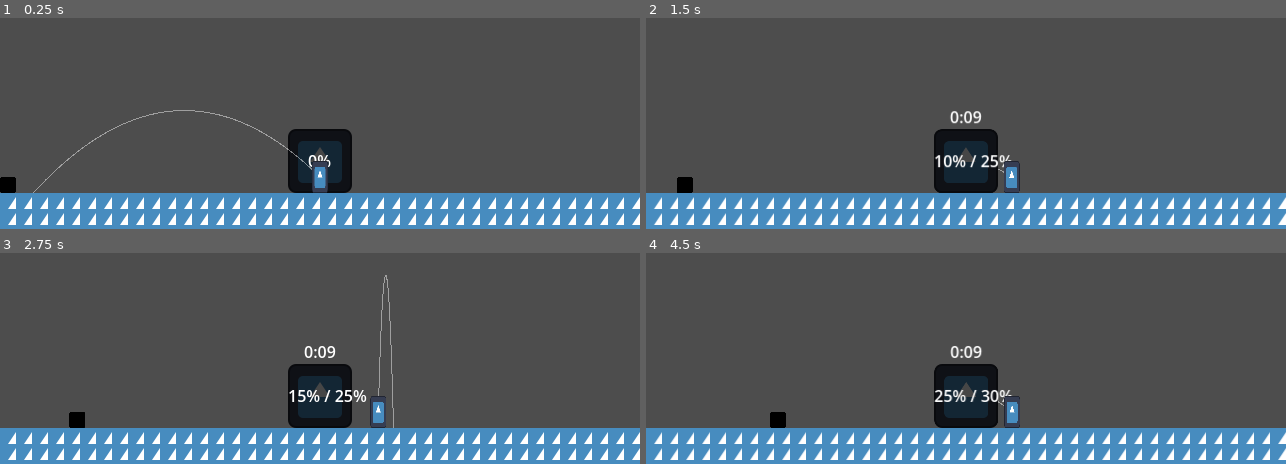
Above: before the commit, frames 1-4 (two rows, left to right).
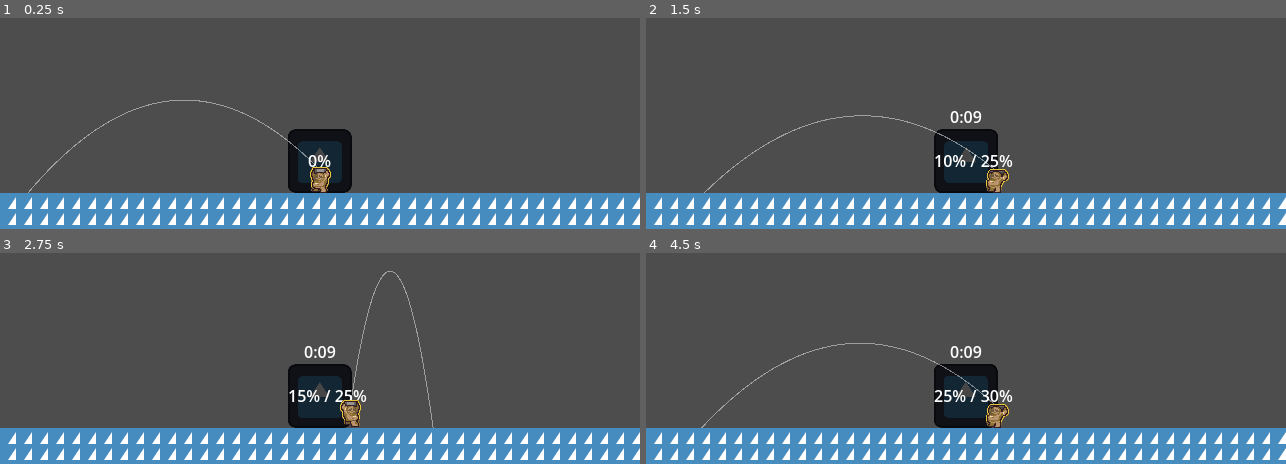
Above: after the commit, the same moments.

Repository: Platinumaniac/brickbat
Game: Godot game, scene res://src/core/game/Game.tscn
Two runs of this game, one before a commit and one after it. Both use one fixed random seed, a clock stepped at 60 frames per second and the inputs below. The engine's default icon, where the game draws it, is replaced by a stand-in: a white triangle on a blue panel in a dark square.
Inputs (mouse positions are in pixels of both pictures, inside the frame that each line leads up to):
- Up to frame 1 (0.25 s): no input
- Up to frame 2 (1.5 s): tap Enter at 0.5 s; move the mouse to (1106, 30) at 0.52 s; press the mouse at (1106, 30) at 0.53 s; hold D (move_right) 0.53-1.28 s; tap Q (q) at 0.6 s; move the mouse to (838, 66) at 1.27 s; release the mouse at (838, 66) at 1.28 s; hold A (move_left) from 1.28 s (still down); click (838, 66) at 1.35 s
- Up to frame 3 (2.75 s): tap Q (q) at 1.55, 2.1 s; move the mouse to (outside the picture) at 2.02 s; release A (move_left) at 2.03 s; press the mouse at (outside the picture) at 2.03 s; hold D (move_right) from 2.03 s (still down)
- Up to frame 4 (4.5 s): move the mouse to (934, 356) at 2.77 s; release the mouse at (934, 356) at 2.78 s; click (934, 356) at 2.85 s; tap Q (q) at 3.05, 3.6 s; move the mouse to (1158, 337) at 3.52 s; release D (move_right) at 3.53 s; press the mouse at (1158, 337) at 3.53 s; hold A (move_left) from 3.53 s (still down); move the mouse to (outside the picture) at 4.27 s; release the mouse at (outside the picture) at 4.28 s; click (outside the picture) at 4.35 s

The runs differ from the first frame. In frame 1, 1.1% of the frame differs, in the area x 0-55%, y 38-83%; in frame 2, 1.1%; in frame 3, 1.2%; in frame 4, 1.9%, in the area x 1-100%, y 42-99%.

Commit message:
player sprites resolves #11

Diff:
--- a/project.godot
+++ b/project.godot
@@ -63,4 +63,5 @@
 
 [rendering]
 
+textures/canvas_textures/default_texture_filter=0
 rendering_device/driver.windows="d3d12"
--- a/src/core/game/game.gd
+++ b/src/core/game/game.gd
@@ -65,3 +65,6 @@
 func _on_quota_finished(won: bool) -> void:
 	if won:
 		pass
+
+func _on_enemy_added(enemy: Enemy) -> void:
+	_entity_root.add_child(enemy)
--- a/src/core/global/signal_bus.gd
+++ b/src/core/global/signal_bus.gd
@@ -3,6 +3,8 @@
 
 ## sent when the stage is added to the StageRoot
 signal stage_initiated(stage: Stage)
+
+signal enemy_added(enemy: Enemy)
 
 ## sent when a building has been built
 signal building_finished(building: Building)
--- a/src/gameplay/brick/Brick.tscn
+++ b/src/gameplay/brick/Brick.tscn
@@ -1,10 +1,10 @@
 [gd_scene format=3 uid="uid://dqi5roll8q8pa"]
 
 [ext_resource type="Script" uid="uid://b3gcd2ec5ders" path="res://src/gameplay/brick/brick.gd" id="1_67e5p"]
-[ext_resource type="Texture2D" uid="uid://bwmlpe8m7bnc6" path="res://assets/icon.svg" id="2_ytddb"]
+[ext_resource type="Texture2D" uid="uid://dt0b2y7ab8smr" path="res://assets/brick.png" id="2_ytddb"]
 
 [sub_resource type="RectangleShape2D" id="RectangleShape2D_2vyxd"]
-size = Vector2(16, 8)
+size = Vector2(17, 10)
 
 [node name="Brick" type="Area2D" unique_id=1662710694]
 top_level = true
@@ -14,8 +14,7 @@
 metadata/_custom_type_script = "uid://b3gcd2ec5ders"
 
 [node name="Sprite2D" type="Sprite2D" parent="." unique_id=1159377906]
-modulate = Color(1, 0.18039216, 0, 1)
-scale = Vector2(0.12499999, 0.0625)
+z_index = 2
 texture = ExtResource("2_ytddb")
 
 [node name="CollisionShape2D" type="CollisionShape2D" parent="." unique_id=401947813]
--- a/src/gameplay/player/Player.tscn
+++ b/src/gameplay/player/Player.tscn
@@ -1,13 +1,149 @@
 [gd_scene format=3 uid="uid://sn3d6mmhnfno"]
 
 [ext_resource type="Script" uid="uid://dtfuijwsv4pcw" path="res://src/gameplay/player/player.gd" id="1_2bvh7"]
-[ext_resource type="Texture2D" uid="uid://bwmlpe8m7bnc6" path="res://assets/icon.svg" id="1_khxic"]
 [ext_resource type="PackedScene" uid="uid://dqi5roll8q8pa" path="res://src/gameplay/brick/Brick.tscn" id="2_km0ph"]
+[ext_resource type="Texture2D" uid="uid://cts3v5bevlk80" path="res://assets/frank.png" id="3_yfsif"]
 [ext_resource type="Script" uid="uid://fj25yuxjetwj" path="res://src/gameplay/brick/trajectory_preview.gd" id="4_yfsif"]
 
 [sub_resource type="CapsuleShape2D" id="CapsuleShape2D_2vyxd"]
 radius = 8.0
-height = 32.0
+height = 24.0
+
+[sub_resource type="AnimationNodeAnimation" id="AnimationNodeAnimation_wa5q6"]
+animation = &"throw"
+
+[sub_resource type="AnimationNodeAnimation" id="AnimationNodeAnimation_yfsif"]
+animation = &"walk_left"
+
+[sub_resource type="AnimationNodeAnimation" id="AnimationNodeAnimation_qeda6"]
+animation = &"walk_right"
+
+[sub_resource type="AnimationNodeAnimation" id="AnimationNodeAnimation_eqbko"]
+animation = &"idle"
+
+[sub_resource type="AnimationNodeBlendSpace1D" id="AnimationNodeBlendSpace1D_7og37"]
+blend_point_0/node = SubResource("AnimationNodeAnimation_yfsif")
+blend_point_0/pos = -1.0
+blend_point_0/name = &"walk_left"
+blend_point_1/node = SubResource("AnimationNodeAnimation_qeda6")
+blend_point_1/pos = 1.0
+blend_point_1/name = &"walk_right"
+blend_point_2/node = SubResource("AnimationNodeAnimation_eqbko")
+blend_point_2/pos = 0.0
+blend_point_2/name = &"idle"
+
+[sub_resource type="AnimationNodeStateMachineTransition" id="AnimationNodeStateMachineTransition_vgqeu"]
+advance_mode = 2
+
+[sub_resource type="AnimationNodeStateMachineTransition" id="AnimationNodeStateMachineTransition_21ga0"]
+
+[sub_resource type="AnimationNodeStateMachineTransition" id="AnimationNodeStateMachineTransition_2s24v"]
+switch_mode = 2
+advance_mode = 2
+
+[sub_resource type="AnimationNodeStateMachine" id="AnimationNodeStateMachine_km6bk"]
+states/throw/node = SubResource("AnimationNodeAnimation_wa5q6")
+states/throw/position = Vector2(461, 7)
+states/walk_space/node = SubResource("AnimationNodeBlendSpace1D_7og37")
+states/walk_space/position = Vector2(338, 100)
+transitions = ["Start", "walk_space", SubResource("AnimationNodeStateMachineTransition_vgqeu"), "walk_space", "throw", SubResource("AnimationNodeStateMachineTransition_21ga0"), "throw", "walk_space", SubResource("AnimationNodeStateMachineTransition_2s24v")]
+graph_offset = Vector2(-89, -13)
+
+[sub_resource type="Animation" id="Animation_6dqrw"]
+length = 0.001
+loop_mode = 1
+tracks/0/type = "value"
+tracks/0/imported = false
+tracks/0/enabled = true
+tracks/0/path = NodePath("Sprite2D:frame")
+tracks/0/interp = 1
+tracks/0/loop_wrap = true
+tracks/0/keys = {
+"times": PackedFloat32Array(0),
+"transitions": PackedFloat32Array(1),
+"update": 1,
+"values": [0]
+}
+
+[sub_resource type="Animation" id="Animation_o6jv2"]
+resource_name = "idle"
+length = 0.6
+loop_mode = 1
+step = 0.1
+tracks/0/type = "value"
+tracks/0/imported = false
+tracks/0/enabled = true
+tracks/0/path = NodePath("Sprite2D:frame")
+tracks/0/interp = 1
+tracks/0/loop_wrap = true
+tracks/0/keys = {
+"times": PackedFloat32Array(0, 0.1, 0.2, 0.3, 0.4, 0.5),
+"transitions": PackedFloat32Array(1, 1, 1, 1, 1, 1),
+"update": 1,
+"values": [8, 9, 10, 11, 12, 13]
+}
+
+[sub_resource type="Animation" id="Animation_ypdxs"]
+resource_name = "throw"
+length = 0.3
+step = 0.1
+tracks/0/type = "value"
+tracks/0/imported = false
+tracks/0/enabled = true
+tracks/0/path = NodePath("Sprite2D:frame")
+tracks/0/interp = 1
+tracks/0/loop_wrap = true
+tracks/0/keys = {
+"times": PackedFloat32Array(0, 0.1, 0.2),
+"transitions": PackedFloat32Array(1, 1, 1),
+"update": 1,
+"values": [5, 6, 7]
+}
+
+[sub_resource type="Animation" id="Animation_xxijo"]
+resource_name = "walk_left"
+length = 0.5
+loop_mode = 1
+step = 0.1
+tracks/0/type = "value"
+tracks/0/imported = false
+tracks/0/enabled = true
+tracks/0/path = NodePath("Sprite2D:frame")
+tracks/0/interp = 1
+tracks/0/loop_wrap = true
+tracks/0/keys = {
+"times": PackedFloat32Array(0, 0.099999994, 0.2, 0.3, 0.4),
+"transitions": PackedFloat32Array(1, 1, 1, 1, 1),
+"update": 1,
+"values": [0, 1, 2, 3, 4]
+}
+
+[sub_resource type="Animation" id="Animation_ulph6"]
+resource_name = "walk_right"
+length = 0.5
+loop_mode = 1
+step = 0.1
+tracks/0/type = "value"
+tracks/0/imported = false
+tracks/0/enabled = true
+tracks/0/path = NodePath("Sprite2D:frame")
+tracks/0/interp = 1
+tracks/0/loop_wrap = true
+tracks/0/keys = {
+"times": PackedFloat32Array(0, 0.099999994, 0.2, 0.3, 0.4),
+"transitions": PackedFloat32Array(1, 1, 1, 1, 1),
+"update": 1,
+"values": [0, 1, 2, 3, 4]
+}
+
+[sub_resource type="AnimationLibrary" id="AnimationLibrary_ulph6"]
+_data = {
+&"RESET": SubResource("Animation_6dqrw"),
+&"idle": SubResource("Animation_o6jv2"),
+&"throw": SubResource("Animation_ypdxs"),
+&"walk_left": SubResource("Animation_xxijo"),
+&"walk_right": SubResource("Animation_ulph6")
+}
 
 [node name="Player" type="CharacterBody2D" unique_id=44113300]
 z_index = 5
@@ -16,17 +152,34 @@
 metadata/_custom_type_script = "uid://dtfuijwsv4pcw"
 
 [node name="CollisionShape2D" type="CollisionShape2D" parent="." unique_id=55558051]
+position = Vector2(-0.5, -12)
 shape = SubResource("CapsuleShape2D_2vyxd")
 
 [node name="Sprite2D" type="Sprite2D" parent="." unique_id=1463184521]
-scale = Vector2(0.12499999, 0.24999999)
-texture = ExtResource("1_khxic")
+unique_name_in_owner = true
+position = Vector2(1.5, -15)
+texture = ExtResource("3_yfsif")
+offset = Vector2(-3, 0)
+flip_h = true
+hframes = 14
 
 [node name="BrickRoot" type="Node2D" parent="." unique_id=873560310]
 unique_name_in_owner = true
+position = Vector2(0, -23)
 
 [node name="TrajectoryPreview" type="Line2D" parent="." unique_id=771039982]
 unique_name_in_owner = true
+position = Vector2(0, -23)
 width = 1.0
 default_color = Color(1, 1, 1, 0.4627451)
 script = ExtResource("4_yfsif")
+
+[node name="AnimationTree" type="AnimationTree" parent="." unique_id=1464537946]
+unique_name_in_owner = true
+root_node = NodePath("%AnimationTree/..")
+tree_root = SubResource("AnimationNodeStateMachine_km6bk")
+anim_player = NodePath("../AnimationPlayer")
+parameters/walk_space/blend_position = 0.0
+
+[node name="AnimationPlayer" type="AnimationPlayer" parent="." unique_id=1215607382]
+libraries/ = SubResource("AnimationLibrary_ulph6")
--- a/src/gameplay/player/player.gd
+++ b/src/gameplay/player/player.gd
@@ -4,18 +4,29 @@
 @export var brick_scene: PackedScene
 
 @onready var _brick_root: Node2D = %BrickRoot
+@onready var _animation_tree: AnimationTree = %AnimationTree
+@onready var _sprite: Sprite2D = %Sprite2D
 
 var _speed: float = 5000
 var _throw_speed: float = 400
+var _mouse_position: Vector2
+var _is_throwing: bool = false
+var _last_direction: float = 0
 
-var _mouse_position: Vector2
+func _ready() -> void:
+	_animation_tree.animation_finished.connect(_on_animation_finished)
 
 func _unhandled_input(event: InputEvent) -> void:
 	if event is InputEventMouseMotion:
 		_mouse_position = event.global_position
 
-	elif event.is_action_pressed("throw_brick"):
-		_throw_brick(get_throw_velocity())
+	elif event.is_action_pressed("throw_brick") && !_is_throwing:
+		var throw_velocity = get_throw_velocity()
+		_flip(throw_velocity.x > 0)
+		_animation_tree.get("parameters/playback").travel("throw")
+		_throw_brick(throw_velocity)
+		_is_throwing = true
+
 
 # moved here so the preview can read it
 func get_throw_velocity() -> Vector2:
@@ -26,8 +37,19 @@
 func _physics_process(delta: float) -> void:
 	var move_input = Input.get_axis("move_left", "move_right")
 
+	if move_input != 0:
+		_last_direction = move_input
+
+	if !_is_throwing:
+		_flip(_last_direction > 0)
+
+	_animation_tree.set("parameters/walk_space/blend_position", move_input)
+
 	# no jumping for now, maybe later
 	velocity = Vector2( move_input * _speed * delta,0)
+
+	if _is_throwing:
+		velocity = Vector2.ZERO
 
 	move_and_slide()
 
@@ -50,3 +72,14 @@
 	typed_brick_instance.global_position = _brick_root.global_position
 
 	_brick_root.add_child(typed_brick_instance)
+
+func _flip(flipped: bool) -> void:
+	_sprite.flip_h = flipped
+	if flipped:
+		_sprite.offset.x = -3
+	else:
+		_sprite.offset.x = 0
+
+func _on_animation_finished(animation_name) -> void:
+	if animation_name == "throw":
+		_is_throwing = false
--- a/src/gameplay/stage/Stage.tscn
+++ b/src/gameplay/stage/Stage.tscn
@@ -4,7 +4,6 @@
 [ext_resource type="Script" uid="uid://dmdn7c632ktnw" path="res://src/gameplay/stage/stage.gd" id="1_osl5s"]
 [ext_resource type="Script" uid="uid://cffhngadtopdq" path="res://src/gameplay/stage/camera_2d.gd" id="3_xoyka"]
 [ext_resource type="PackedScene" uid="uid://dyyle1tiitayn" path="res://src/gameplay/building/Building.tscn" id="4_3faw4"]
-[ext_resource type="PackedScene" uid="uid://ccs8plbfjd4mj" path="res://src/gameplay/enemy/Enemy.tscn" id="4_ofpdg"]
 
 [sub_resource type="TileSetAtlasSource" id="TileSetAtlasSource_ofpdg"]
 texture = ExtResource("1_i3rf1")
@@ -150,7 +149,7 @@
 metadata/_custom_type_script = "uid://dmdn7c632ktnw"
 
 [node name="Marker2D" type="Marker2D" parent="." unique_id=1786558173]
-position = Vector2(0, 128)
+position = Vector2(0, 144)
 
 [node name="ShakeCamera" type="Camera2D" parent="." unique_id=1652872959]
 script = ExtResource("3_xoyka")
@@ -158,6 +157,3 @@
 
 [node name="Building" parent="." unique_id=704800898 instance=ExtResource("4_3faw4")]
 position = Vector2(0, 112)
-
-[node name="Enemy" parent="." unique_id=423329651 instance=ExtResource("4_ofpdg")]
-position = Vector2(-312, 136)
Binary file added: assets/brick.png
Not shown, added: assets/brick.png.import
Binary file added: assets/frank.png
Not shown, added: assets/frank.png.import
